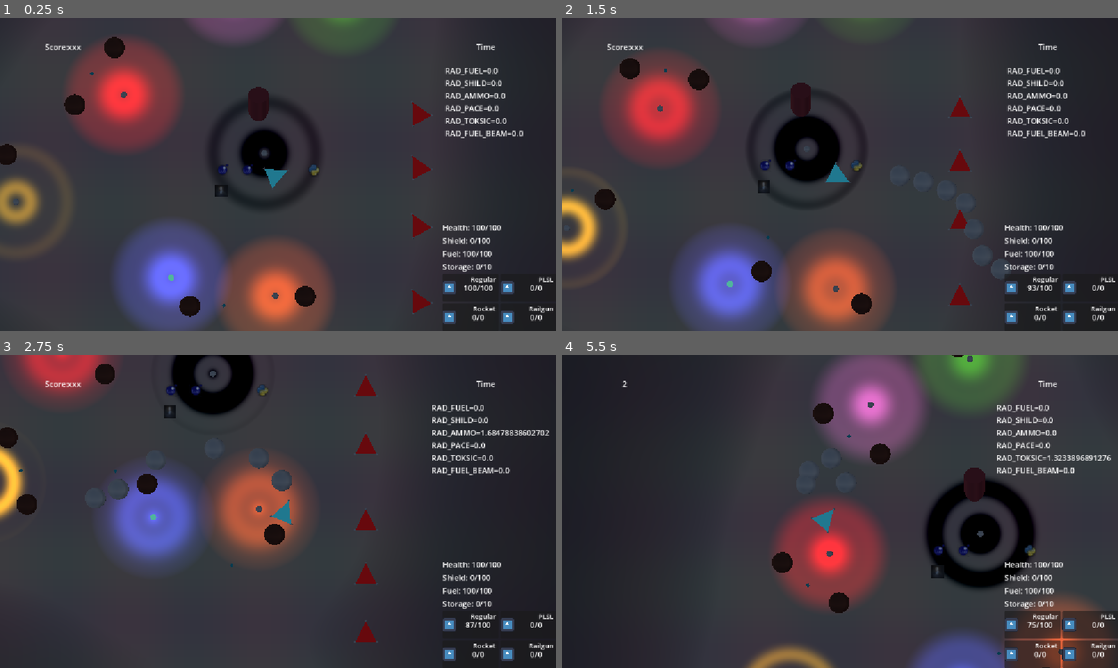
Above: before the commit, frames 1-4 (two rows, left to right).
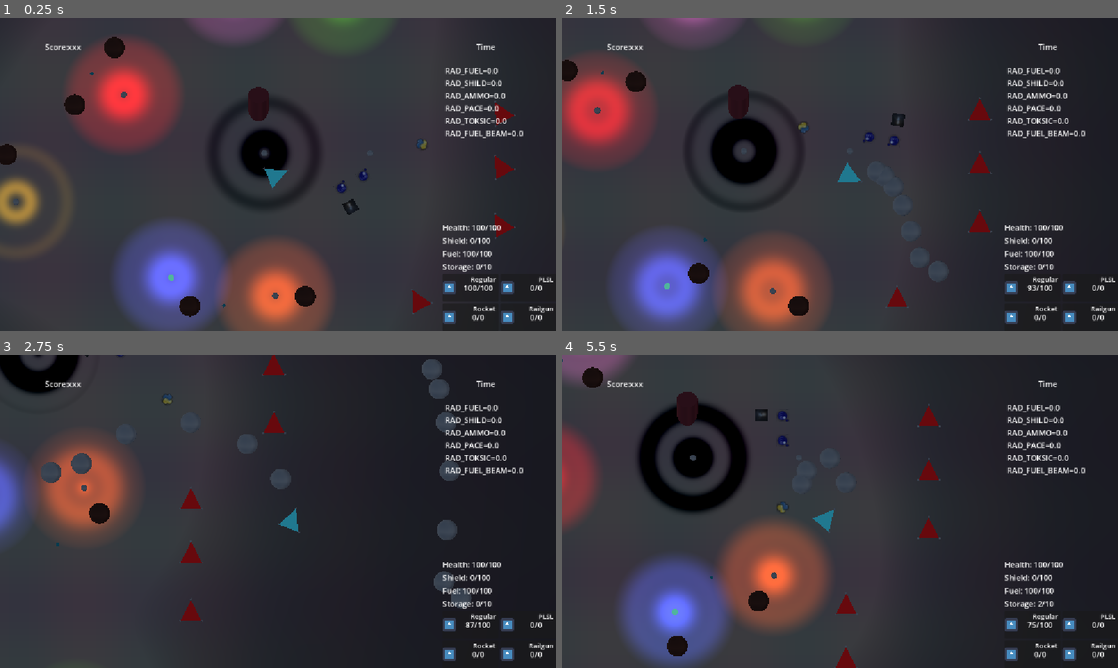
Above: after the commit, the same moments.

Repository: forklovee/SpaceJam2026
Game: Godot game, scene res://main.tscn
The game is run twice, just before and just after one commit, with the same random seed, the same clock (stepped at 60 frames per second) and the same inputs. The engine's default icon, where the game draws it, is replaced by a stand-in: a white triangle on a blue panel in a dark square.
Inputs (mouse positions are in pixels of both pictures, inside the frame that each line leads up to):
- Up to frame 1 (0.25 s): no input
- Up to frame 2 (1.5 s): move the mouse to (962, 158) at 0.52 s; press the mouse at (962, 158) at 0.53 s; hold D (Right) 0.53-1.28 s; move the mouse to (728, 190) at 1.27 s; release the mouse at (728, 190) at 1.28 s; hold S (Down) from 1.28 s (still down); right-click (728, 190) at 1.35 s
- Up to frame 3 (2.75 s): move the mouse to (333, 442) at 2.02 s; release S (Down) at 2.03 s; press the mouse at (333, 442) at 2.03 s; hold D (Right) from 2.03 s (still down)
- Up to frame 4 (5.5 s): move the mouse to (812, 574) at 2.77 s; release D (Right) at 2.78 s; release the mouse at (812, 574) at 2.78 s; hold W (Up) 2.78-3.53 s; right-click (812, 574) at 2.85 s; move the mouse to (1006, 558) at 3.52 s; press the mouse at (1006, 558) at 3.53 s; hold A (Left) 3.53-5.03 s; move the mouse to (673, 464) at 4.27 s; release the mouse at (673, 464) at 4.28 s; right-click (673, 464) at 4.35 s; move the mouse to (867, 511) at 5.02 s; press the mouse at (867, 511) at 5.03 s; hold S (Down) from 5.03 s (still down)

The runs differ from the first frame. In frame 1, 1.1% of the frame differs, in the area x 38-93%, y 26-71%; in frame 2, 32%; in frame 3, 29%; in frame 4, 58%, in the area x 0-100%, y 0-100%.

Commit message:
star reorder
star reorder

Diff:
--- a/Level/level.tscn
+++ b/Level/level.tscn
@@ -354,18 +354,6 @@
 [node name="EnemyRespawn" type="Node3D" parent="Base2" unique_id=2054981514]
 script = ExtResource("8_i5g78")
 
-[node name="cristal" parent="." unique_id=599004292 instance=ExtResource("8_wqlfs")]
-transform = Transform3D(0.3, 0, 0, 0, 0.3, 0, 0, 0, 0.3, -1.4770496, 0.013561487, -0.21904063)
-
-[node name="cristal2" parent="." unique_id=1181513035 instance=ExtResource("8_wqlfs")]
-transform = Transform3D(0.3, 0, 0, 0, 0.3, 0, 0, 0, 0.3, -2.670039, 0.013561487, -0.21904063)
-
-[node name="cristal3" parent="." unique_id=686372781 instance=ExtResource("9_py82k")]
-transform = Transform3D(0.3, 0, 0, 0, 0.3, 0, 0, 0, 0.3, -2.715034, 0.064817905, 0.7861613)
-
-[node name="cristal4" parent="." unique_id=1646615569 instance=ExtResource("10_py82k")]
-transform = Transform3D(0.3, 0, 0, 0, 0.3, 0, 0, 0, 0.3, 1.718091, 0.024409592, -0.20307237)
-
 [node name="BaseEnemyShip" parent="." unique_id=1525440035 instance=ExtResource("11_1teg4")]
 transform = Transform3D(0.23548143, 0, 0.9718788, 0, 1, 0, -0.9718788, 0, 0.23548143, 6.680936, 0, 17.553808)
 max_health = 30
@@ -391,13 +379,37 @@
 max_health = 30
 
 [node name="BaseEnemyShip7" parent="." unique_id=534632788 instance=ExtResource("11_1teg4")]
-transform = Transform3D(0.23548143, 0, 0.9718788, 0, 1, 0, -0.9718788, 0, 0.23548143, 6.680936, 0, -0.4461918)
+transform = Transform3D(0.23548143, 0, 0.9718788, 0, 1, 0, -0.9718788, 0, 0.23548143, 10.641317, 0, -0.4461918)
 max_health = 30
 
 [node name="BaseEnemyShip8" parent="." unique_id=1701762162 instance=ExtResource("11_1teg4")]
-transform = Transform3D(0.23548143, 0, 0.9718788, 0, 1, 0, -0.9718788, 0, 0.23548143, 6.680936, 0, 2.343193)
+transform = Transform3D(0.23548143, 0, 0.9718788, 0, 1, 0, -0.9718788, 0, 0.23548143, 10.641317, 0, 2.343193)
 max_health = 30
 
 [node name="BaseEnemyShip9" parent="." unique_id=1254339928 instance=ExtResource("11_1teg4")]
-transform = Transform3D(0.23548143, 0, 0.9718788, 0, 1, 0, -0.9718788, 0, 0.23548143, 6.680936, 0, -3.0240707)
-max_health = 30
+transform = Transform3D(0.23548143, 0, 0.9718788, 0, 1, 0, -0.9718788, 0, 0.23548143, 10.641317, 0, -3.0240707)
+max_health = 30
+
+[node name="star7" type="MeshInstance3D" parent="." unique_id=1644905426]
+transform = Transform3D(0.07329019, 0, -0.2909701, 0, 0.3, 0, 0.2909701, 0, 0.07329019, 4.4284444, 0, -1.0171165)
+mesh = SubResource("SphereMesh_7dm0k")
+script = ExtResource("1_jglls")
+color = Color(1, 1, 1, 1)
+flag = 6
+rad = 1.0
+anim = true
+freq_profile = SubResource("CurveTexture_h2yge")
+rot = 2.0
+neg = true
+
+[node name="cristal" parent="star7" unique_id=599004292 instance=ExtResource("8_wqlfs")]
+transform = Transform3D(0.24420553, 0, 0.9695228, 0, 0.99999994, 0, -0.9695228, 0, 0.24420553, 1.907387, 0.045204952, 3.3167233)
+
+[node name="cristal2" parent="star7" unique_id=1181513035 instance=ExtResource("8_wqlfs")]
+transform = Transform3D(0.24420553, 0, 0.9695228, 0, 0.99999994, 0, -0.9695228, 0, 0.24420553, 0.93627167, 0.045204952, 7.172158)
+
+[node name="cristal3" parent="star7" unique_id=686372781 instance=ExtResource("9_py82k")]
+transform = Transform3D(0.24420553, 0, 0.9695228, 0, 0.99999994, 0, -0.9695228, 0, 0.24420553, 4.1481986, 0.21605967, 8.135822)
+
+[node name="cristal4" parent="star7" unique_id=1646615569 instance=ExtResource("10_py82k")]
+transform = Transform3D(0.24420553, 0, 0.9695228, 0, 0.99999994, 0, -0.9695228, 0, 0.24420553, 4.5598955, 0.0813653, -6.9961495)
